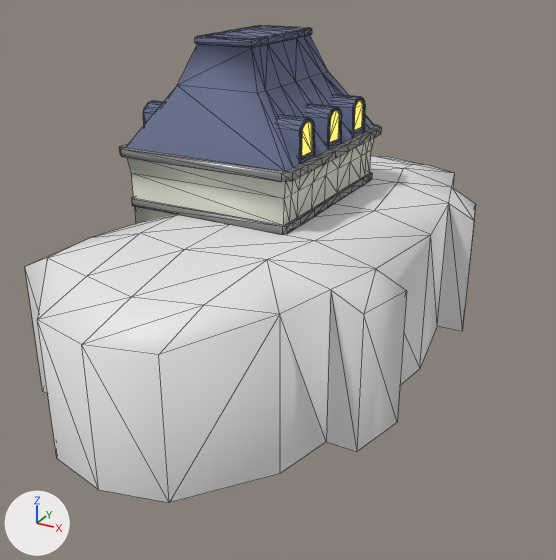
One commit to the glTF model Assets/Temp Imports/p-bld-hotel.glb: the scene before it, then after it.
Camera for both pictures: a 50 mm lens placed at (27.0, -46.1, 26.5), pointed at (3.5, -3.3, 5.1). The lights are fixed; the arrows at lower left show +X, +Y and +Z. Mesh edges are drawn as thin lines. Vertices at the same position are counted once.

Objects in the first picture: 'Base-col', 'Top-col'.
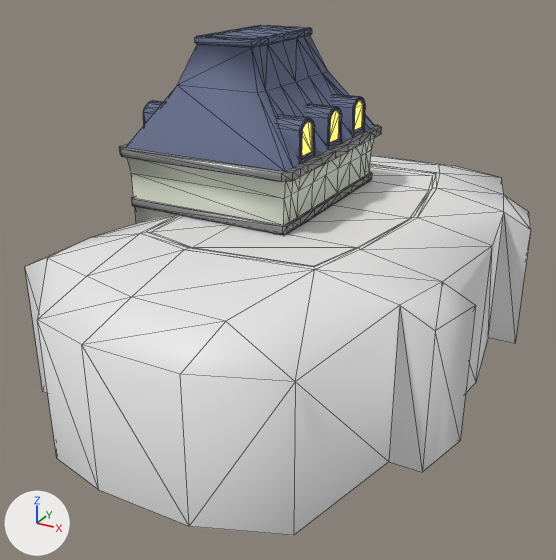
Boxes [x1, y1, x2, y2] around the edits, measured in the pictures (556 x 560 px):
'Base-col', reshaped (12% wider, 10% taller)
    before: [25, 156, 476, 502]
    after: [25, 156, 531, 535]
part 1 of me_cube_002, built on
    before: [82, 156, 476, 502]
    after: [82, 156, 531, 535]

The change, as a diff of the scene's bpy script:
```diff
--- a/Assets/Temp Imports/p-bld-hotel.glb.py
+++ b/Assets/Temp Imports/p-bld-hotel.glb.py
@@ me_cube_002 @@
 # used by ob_base_col; location = (0.0, 0.0, 0.0)
-me_cube_002.from_pydata(...)  # 83 vertices, 128 faces; spans x -8.0..14.0, y -21.0..21.0, z -1.0..10.0
+me_cube_002.from_pydata(...)  # 107 vertices, 176 faces; spans x -8.0..18.0, y -21.0..21.0, z -1.0..10.0
+# me_cube_002 part 1
+# 2 vertices are removed from x 2.0, y -7.0..7.0, z 10.0
+# 23 faces are deleted
+# 18 vertices in x 11.0..14.0, y -11.0..11.0, z -1.0..9.0 move by (4.0, 0.0, 0.0)
+# 3 vertices in x 7.0..9.0, y -11.0..7.0, z 10.0 move by (3.0, 0.0, 0.0)
+# 3 vertices in x 6.0, y 16.0..20.0, z -1.0..9.0 move by (2.0, 1.0, 0.0)
+# 3 vertices in x 6.0, y -20.0..-16.0, z -1.0..9.0 move by (2.0, -1.0, 0.0)
+# 7 vertices move from x 2.0..10.0, y -15.0..15.0, z -1.0..10.0 to x -1.8..13.0, y -19.0..19.0, z -1.0..10.0
+# 26 vertices are added at x -1.8..11.7, y -11.6..11.0, z 9.9..10.0
+# 71 new faces join them
```
